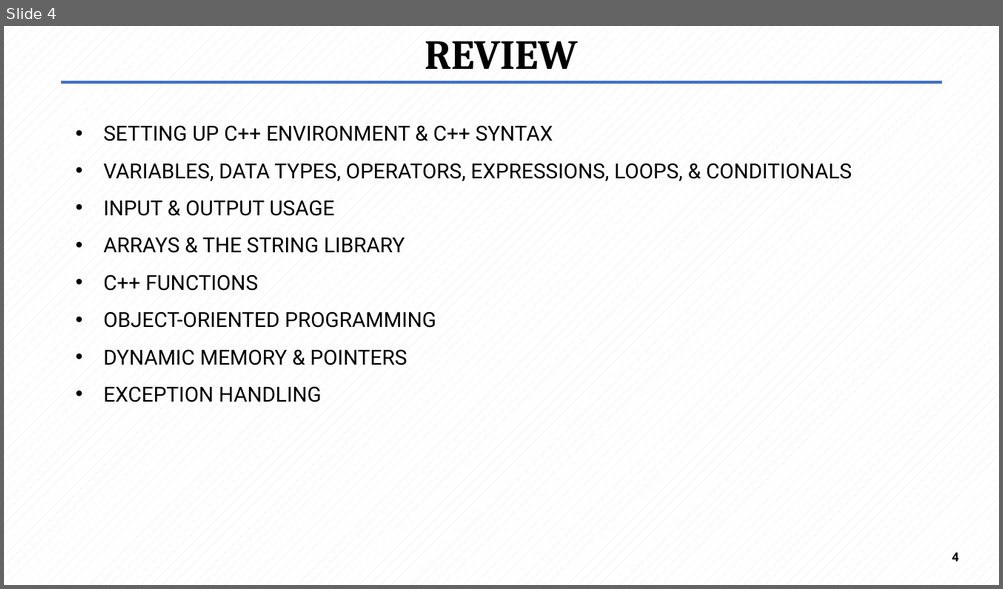
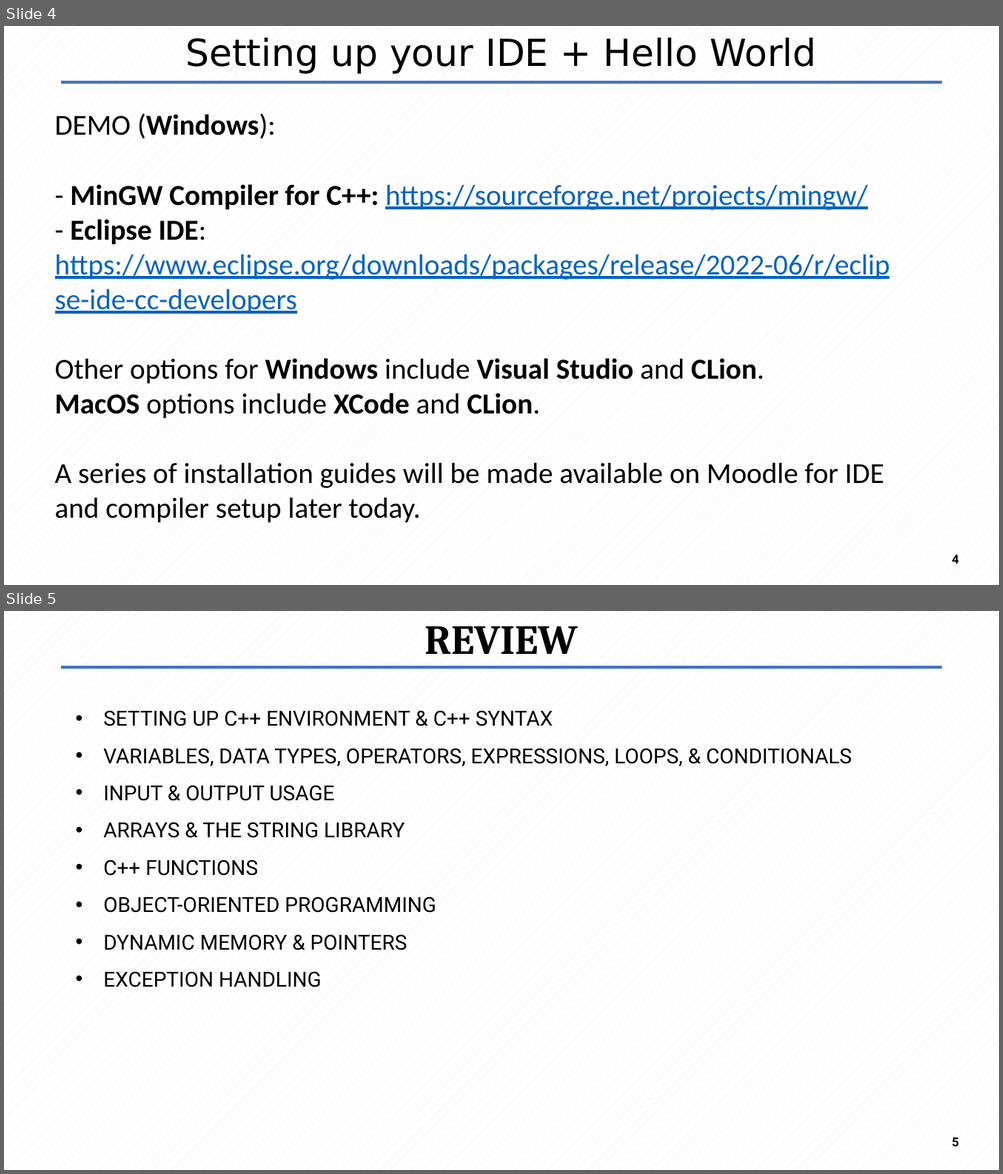
Before and after one commit to yakuman2800/COEN244_F2023, a slide deck: tut1/ppt1.pptx. Shown one above the other, each under a label of ours: slide 4 before the commit, slides 4 and 5 after it. The pictures are 1003x589 and 1003x1174 pixels, drawn with LibreOffice and Linux fonts; fonts in the diff are those of the drawing. Boxes give left, top, right and bottom in pixels: in the first picture for what was removed or moved away, otherwise in the second. Text is boxed around its words. In the diff, an @@ line names an element or a change of style, - is before the commit and + after.

```diff
--- a/tut1/ppt1.pptx
+++ b/tut1/ppt1.pptx
@@ slide 4 added at (4, 26, 999, 585), background pattern #E7E6E6 on #FFFFFF; not listed: 1 template element that a slide beside it also shows @@
@@ title added at (185, 37, 816, 74), 36 pt, text #000000 @@
+Setting up your IDE + Hello World
@@ text added at (55, 113, 890, 523), 28 pt, text #000000 @@
+DEMO (Windows):
+- MinGW Compiler for C++: https://sourceforge.net/projects/mingw/
+- Eclipse IDE: https://www.eclipse.org/downloads/packages/release/2022-06/r/eclipse-ide-cc-developers
+Other options for Windows include Visual Studio and CLion.
+MacOS options include XCode and CLion.
+A series of installation guides will be made available on Moodle for IDE and compiler setup later today.
@@ page number added at (951, 555, 959, 564), 12 pt, text #000000, bold @@
+4
@@ what was slide 4 is now slide 5 @@
@@ page number at (951, 1138, 959, 1147): text changed @@
-4
+5
```
Also in this commit, not shown: 4 slides changed, 1 other file.
